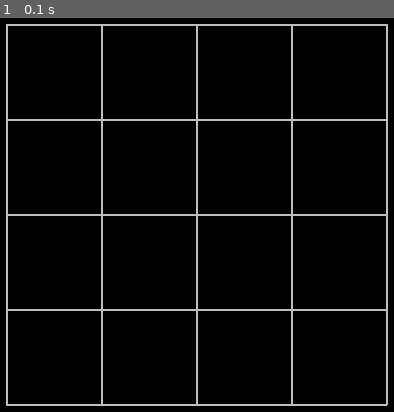
Above: before the commit, frame 1.
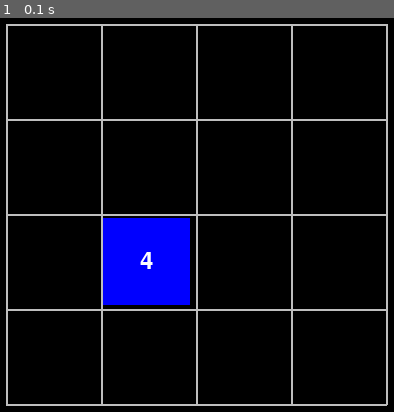
Above: after the commit, the same moment.

Repository: CoderFleet/2048Game-HackClub
Game: pygame game, started from mainpygame.py
Same seed, same stepped clock (60 frames per second), same inputs: the game is played once before the commit and once after it.
Inputs:
- Up to frame 1 (0.1 s): no input

The runs differ from the first frame. In frame 1, 4.9% of the frame differs, in the area x 26-49%, y 50-73%.

Commit message:
Added tile rendering and initial random tile placement

Diff:
--- a/mainpygame.py
+++ b/mainpygame.py
@@ -1,29 +1,49 @@
 import pygame
 import sys
+import random
 
-# Initialize Pygame
 pygame.init()
 
-# Constants
-SCREEN_SIZE = 400
-GRID_SIZE = 4
-GRID_PADDING = 10
-GRID_WIDTH = 2
+screen_size = 400
+grid_size = 4
+grid_padding = 10
+grid_line_width = 2
 
-# Set up the screen
-screen = pygame.display.set_mode((SCREEN_SIZE, SCREEN_SIZE))
+screen = pygame.display.set_mode((screen_size, screen_size))
 pygame.display.set_caption('2048 Game')
 
+grid = [[0] * grid_size for _ in range(grid_size)]
+
 def draw_grid():
-    # Draw vertical lines
-    for i in range(GRID_SIZE + 1):
-        x = GRID_PADDING + i * (SCREEN_SIZE - GRID_PADDING * 2) // GRID_SIZE
-        pygame.draw.line(screen, pygame.Color('gray'), (x, GRID_PADDING), (x, SCREEN_SIZE - GRID_PADDING), GRID_WIDTH)
+    for i in range(grid_size + 1):
+        x = grid_padding + i * (screen_size - grid_padding * 2) // grid_size
+        pygame.draw.line(screen, pygame.Color('gray'), (x, grid_padding), (x, screen_size - grid_padding), grid_line_width)
 
-    # Draw horizontal lines
-    for i in range(GRID_SIZE + 1):
-        y = GRID_PADDING + i * (SCREEN_SIZE - GRID_PADDING * 2) // GRID_SIZE
-        pygame.draw.line(screen, pygame.Color('gray'), (GRID_PADDING, y), (SCREEN_SIZE - GRID_PADDING, y), GRID_WIDTH)
+    for i in range(grid_size + 1):
+        y = grid_padding + i * (screen_size - grid_padding * 2) // grid_size
+        pygame.draw.line(screen, pygame.Color('gray'), (grid_padding, y), (screen_size - grid_padding, y), grid_line_width)
+
+def draw_tiles():
+    tile_size = (screen_size - (grid_padding * (grid_size + 1))) // grid_size
+    for i in range(grid_size):
+        for j in range(grid_size):
+            value = grid[i][j]
+            if value > 0:
+                color = pygame.Color('blue')  # Placeholder color
+                rect = pygame.Rect(grid_padding + j * (tile_size + grid_padding),
+                                   grid_padding + i * (tile_size + grid_padding),
+                                   tile_size, tile_size)
+                pygame.draw.rect(screen, color, rect)
+                font = pygame.font.Font(None, 36)
+                text = font.render(str(value), True, pygame.Color('white'))
+                text_rect = text.get_rect(center=rect.center)
+                screen.blit(text, text_rect)
+
+def add_random_tile():
+    empty_cells = [(i, j) for i in range(grid_size) for j in range(grid_size) if grid[i][j] == 0]
+    if empty_cells:
+        i, j = random.choice(empty_cells)
+        grid[i][j] = random.choice([2, 4])  # Randomly choose 2 or 4 for new tile
 
 def handle_events():
     for event in pygame.event.get():
@@ -31,20 +51,20 @@
             pygame.quit()
             sys.exit()
 
-def update():
-    # I will do this ;
+def update_game_state():
     pass
 
-def draw():
+def render():
     screen.fill(pygame.Color('black'))
     draw_grid()
-    # Gonna Do
+    draw_tiles()
 
 def main():
+    add_random_tile()  # Add initial random tile
     while True:
         handle_events()
-        update()
-        draw()
+        update_game_state()
+        render()
         pygame.display.flip()
 
 if __name__ == '__main__':
